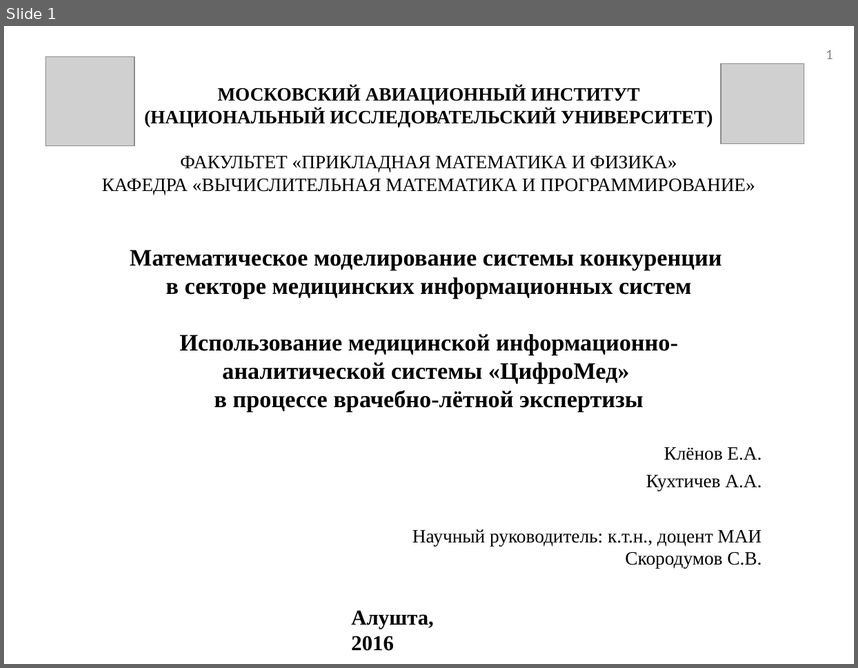
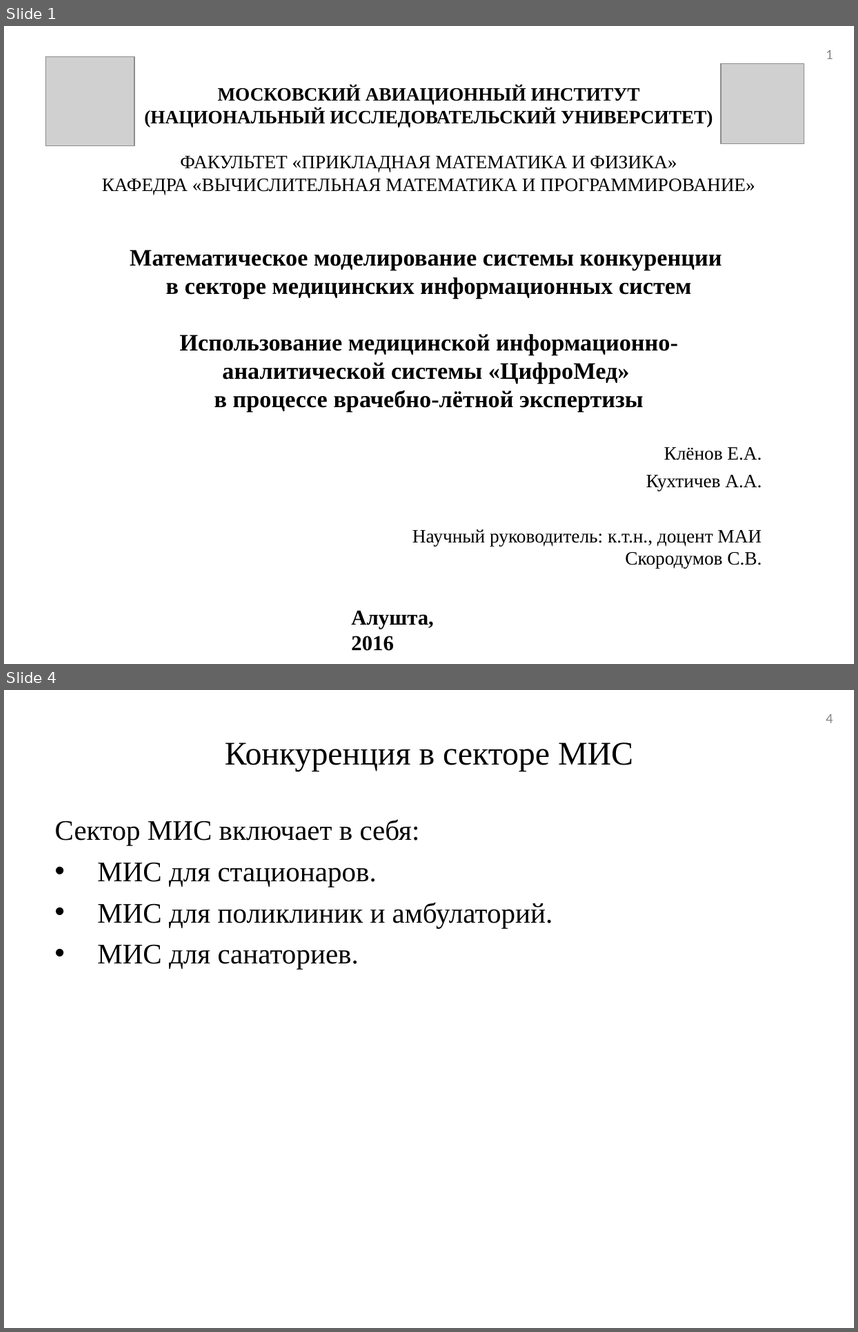
Before and after one commit to tehdoorsareopen/science, a slide deck: _Аспирантура/_Статьи/Алушта16/Алушта16.ppt. Shown one above the other, each under a label of ours: slide 1 before the commit, slides 1 and 4 after it; the slides between them are not shown. The pictures are 858x668 and 858x1332 pixels, drawn with LibreOffice and Linux fonts; fonts in the diff are those of the drawing; grey boxes stand for pictures. Boxes give left, top, right and bottom in pixels: in the first picture for what was removed or moved away, otherwise in the second. Text is boxed around its words. In the diff, an @@ line names an element or a change of style, - is before the commit and + after.

```diff
--- a/_Аспирантура/_Статьи/Алушта16/Алушта16.ppt
+++ b/_Аспирантура/_Статьи/Алушта16/Алушта16.ppt
@@ slide 4 added at [4, 690, 854, 1328], background #FFFFFF @@
@@ page number added at [826, 714, 833, 723], 12 pt, text #898989 @@
+4
@@ title added at [225, 742, 633, 771], 28 pt, text #000000 @@
+Конкуренция в секторе МИС
@@ text added at [55, 819, 553, 969], 24 pt, text #000000 @@
+Сектор МИС включает в себя:
+• МИС для стационаров.
+• МИС для поликлиник и амбулаторий.
+• МИС для санаториев.
```
Also in this commit, not shown: 1 slide changed, 13 other slides added, 10 slides removed, 10 other files.
